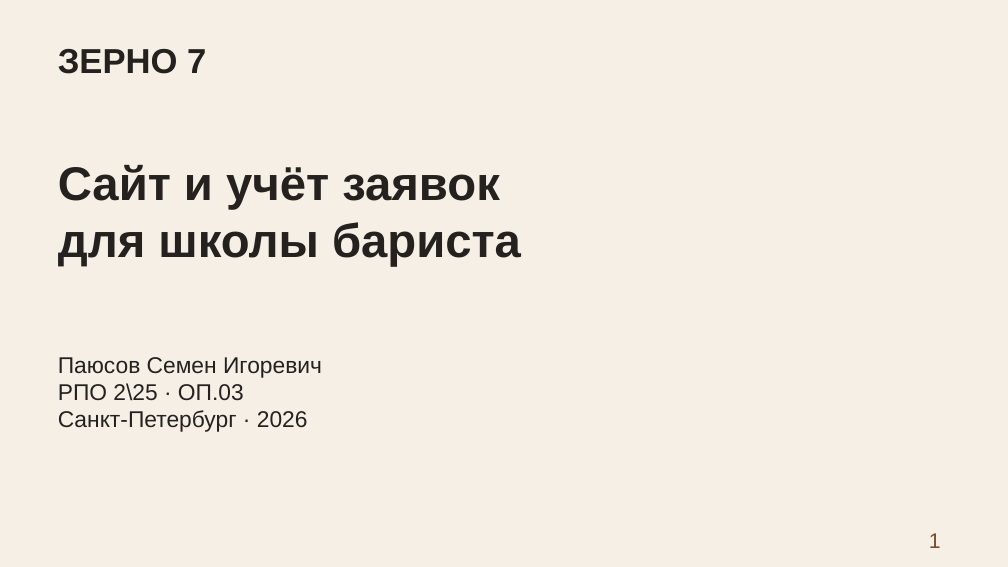
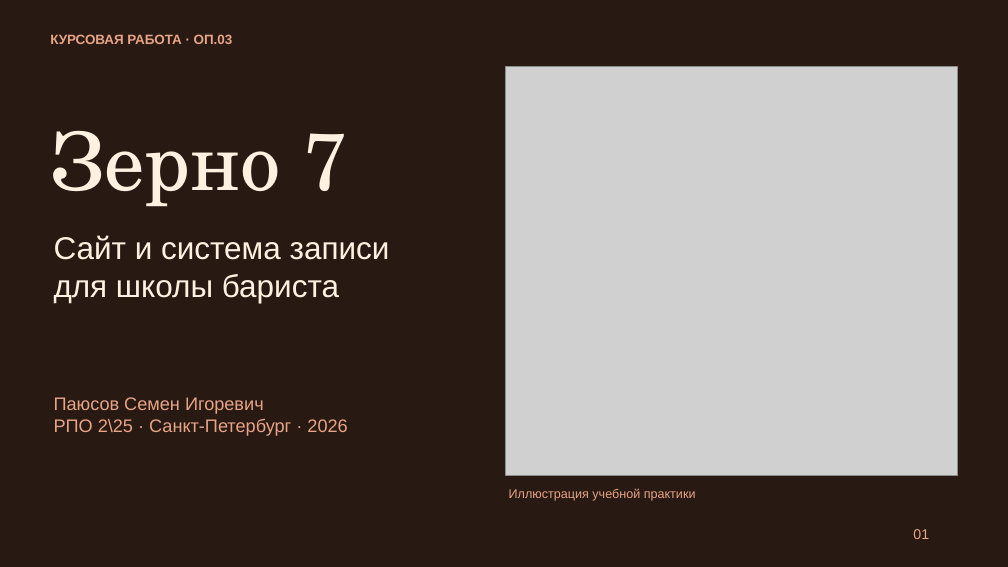
Before and after one commit to 4youmans/funnel-project, a slide deck: slide 1 of kursovaya_rabota/zerno7/presentation/zashchita.pptx. Drawn at 1008x567 pixels with LibreOffice and Linux fonts; fonts in the diff are those of the drawing; grey boxes stand for pictures. Boxes give left, top, right and bottom in pixels: in the first picture for what was removed or moved away, otherwise in the second. Text is boxed around its words. In the diff, an @@ line names an element or a change of style, - is before the commit and + after.

```diff
--- a/kursovaya_rabota/zerno7/presentation/zashchita.pptx
+++ b/kursovaya_rabota/zerno7/presentation/zashchita.pptx
@@ background #F6EFE6 to #281913 @@
@@ text added at <box>50,34,233,44</box>, 12.8 pt, text #E7A486, bold @@
+КУРСОВАЯ РАБОТА · ОП.03
@@ picture added at <box>506,67,958,476</box> @@
@@ text at <box>50,131,348,207</box>: text changed; size 33 to 76.5 pt; font Arial to TeX Gyre Schola; text colour #24211F to #FFF1DF; bold off @@
-ЗЕРНО 7
+Зерно 7
@@ vertical alignment top to middle in 4 elements at <box>54,397,347,436</box>, <box>50,131,348,207</box>, <box>913,529,929,539</box>, <box>54,235,390,303</box> @@
@@ text at <box>54,235,390,260</box>: text changed; size 45 to 30 pt; text colour #24211F to #FFF1DF; bold off @@
-Сайт и учёт заявок
+Сайт и система записи
@@ text "Сайт и система записи": place and size @@
-text "Сайт и система записи" at <box>58,165,521,267</box>
+text "Сайт и система записи" at <box>54,235,390,303</box>
@@ text at <box>54,274,339,303</box>: size 45 to 30 pt, text colour #24211F to #FFF1DF, bold off in "для школы бариста" @@
@@ text "Паюсов Семен Игоревич": place and size @@
-text "Паюсов Семен Игоревич" at <box>58,357,322,432</box>
+text "Паюсов Семен Игоревич" at <box>54,397,347,436</box>
@@ text at <box>54,418,347,436</box>: text changed; size 21.8 to 17.2 pt; text colour #24211F to #E7A486 @@
-РПО 2\25 · ОП.03
-Санкт-Петербург · 2026
+РПО 2\25 · Санкт-Петербург · 2026
@@ text at <box>54,397,264,414</box>: size 21.8 to 17.2 pt, text colour #24211F to #E7A486 in "Паюсов Семен Игоревич" @@
@@ text added at <box>509,488,696,501</box>, 12 pt, text #E7A486 @@
+Иллюстрация учебной практики
@@ text at <box>913,529,929,539</box>: text changed; size 20.2 to 13.5 pt; text colour #7A4A2A to #E7A486 @@
-1
+01
```
Also in this commit, not shown: 2 other slides changed, 11 slides added, 9 slides removed, 1 other file.
